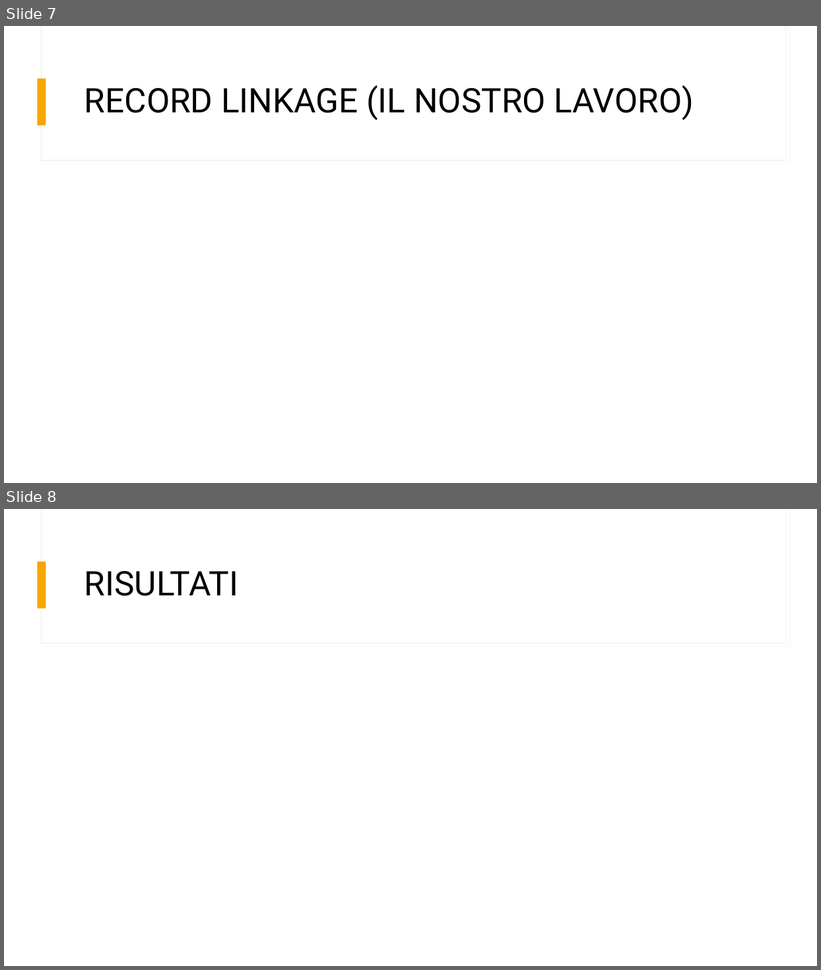
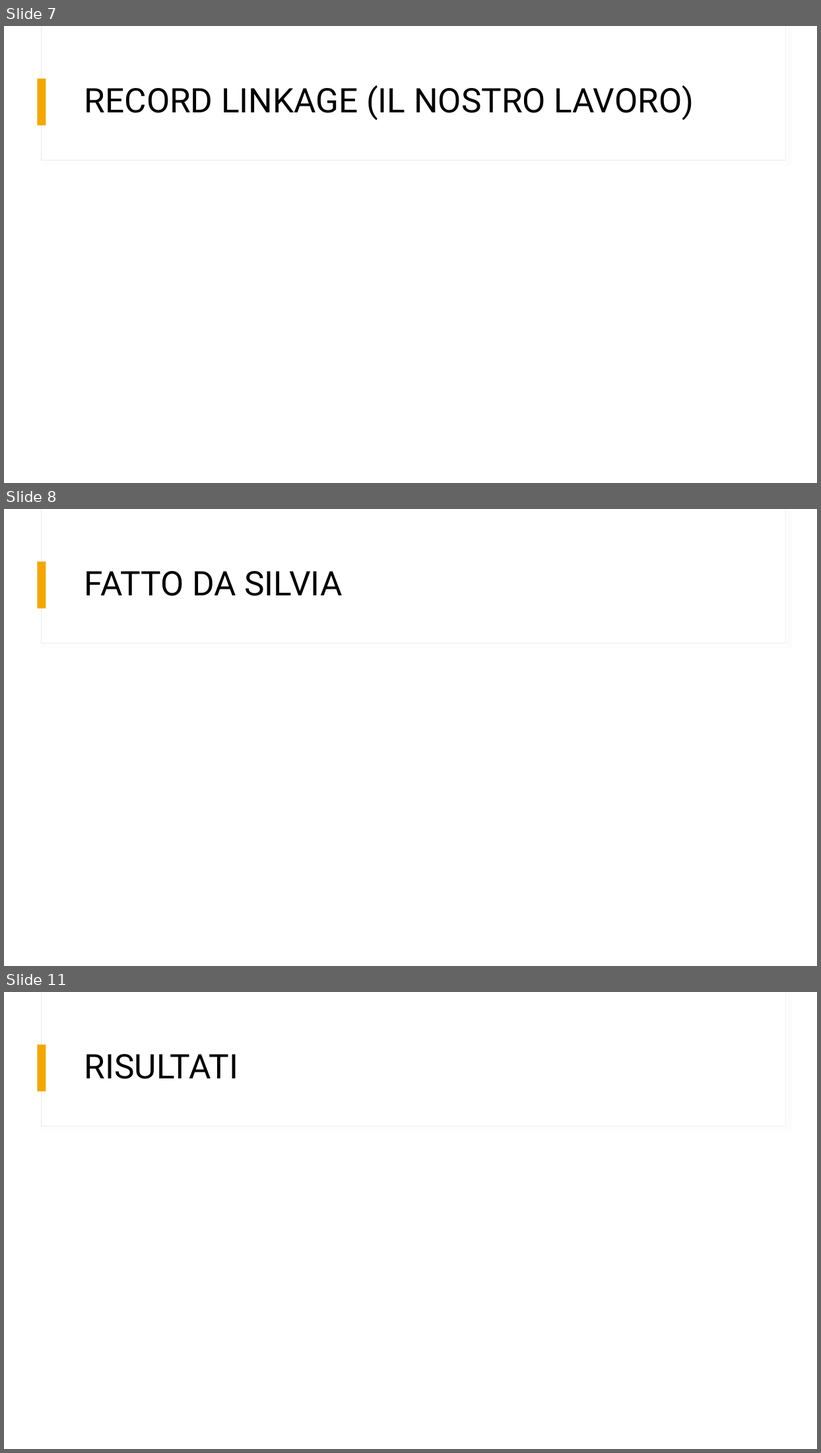
Before and after one commit to ivemberg/Data_quality_experimentation, a slide deck: report/RECORD LINKAGE.pptx. Shown one above the other, each under a label of ours: slides 7 and 8 before the commit, slides 7, 8 and 11 after it; the slides between them are not shown. The pictures are 821x970 and 821x1453 pixels, drawn with LibreOffice and Linux fonts; fonts in the diff are those of the drawing. Boxes give left, top, right and bottom in pixels: in the first picture for what was removed or moved away, otherwise in the second. Text is boxed around its words. In the diff, an @@ line names an element or a change of style, - is before the commit and + after.

```diff
--- a/report/RECORD LINKAGE.pptx
+++ b/report/RECORD LINKAGE.pptx
@@ slide 8 added at [4, 509, 817, 966], background #FFFFFF; not listed: 3 template elements that a slide beside it also shows @@
@@ title added at [85, 571, 342, 596], 40 pt, text #000000 @@
+FATTO DA SILVIA
@@ what was slide 8 is now slide 11 @@
```
Also in this commit, not shown: 1 slide changed, 2 other slides added, 1 slide removed.
